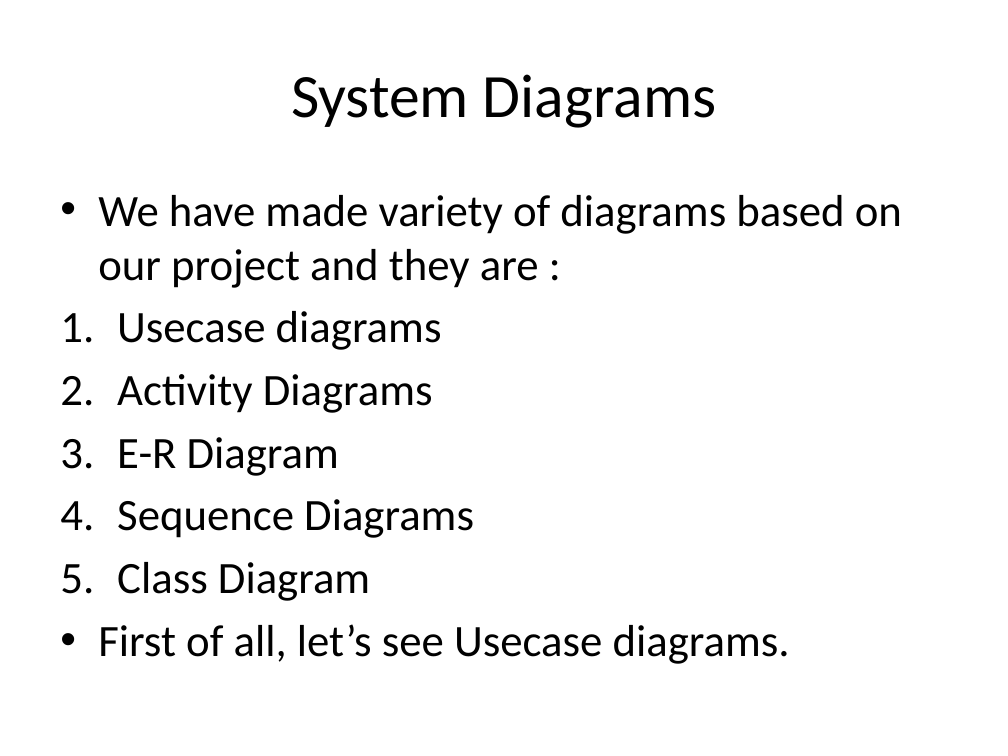
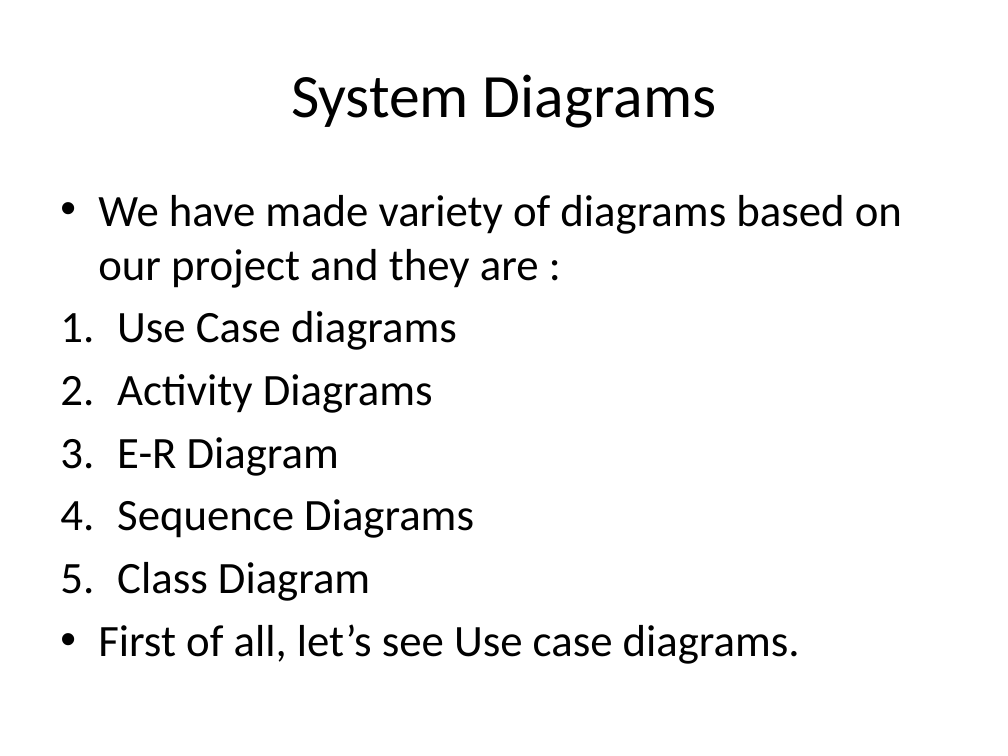
Before and after one commit to saaarvesh/FINALYEAR_PROJECT, a slide deck: slide 18 of Presentation/Project_Presentation.pptx. Drawn at 1008x756 pixels with LibreOffice and Linux fonts; fonts in the diff are those of the drawing. Boxes give left, top, right and bottom in pixels: in the first picture for what was removed or moved away, otherwise in the second. Text is boxed around its words. In the diff, an @@ line names an element or a change of style, - is before the commit and + after.

Commit message:
ppt uploaded

```diff
--- a/Presentation/Project_Presentation.pptx
+++ b/Presentation/Project_Presentation.pptx
@@ text at [117,311,457,350]: text changed @@
-1. Usecase diagrams
+1. Use Case diagrams
@@ text at [98,624,800,664]: spaces changed @@
-• First of all, let’s see Usecase diagrams.
+• First of all, let’s see Use case diagrams.
```
Also in this commit, not shown: 1 other slide changed.
